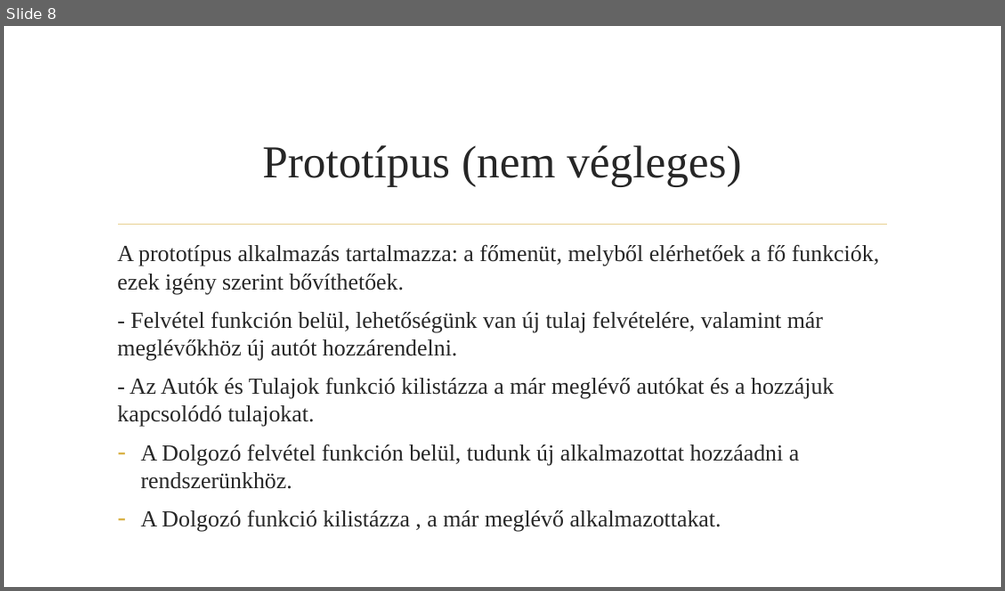
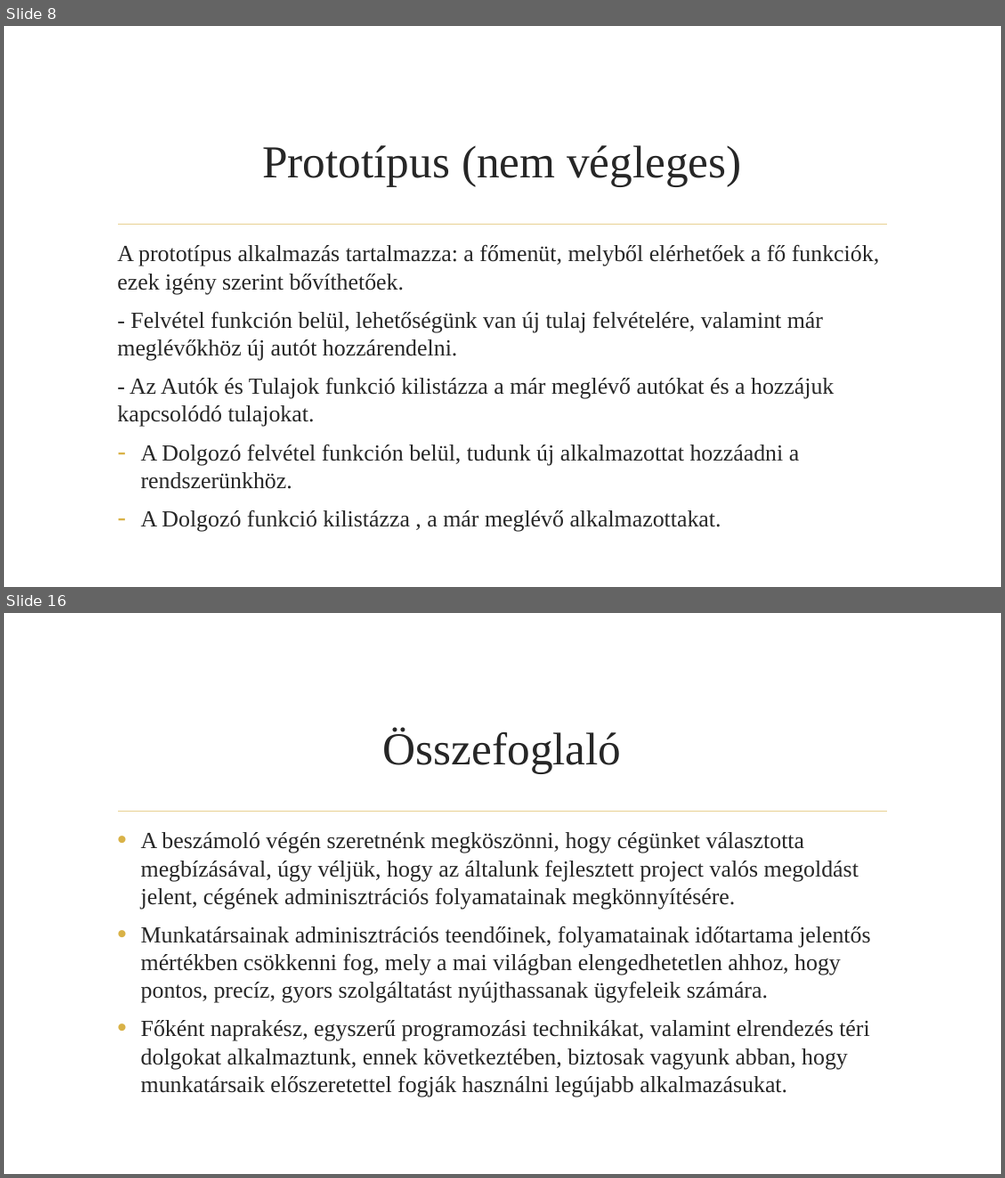
Before and after one commit to BenyBalazs/NagyProjekt, a slide deck: docs/Autószerelő alkalmazás.pptx. Shown one above the other, each under a label of ours: slide 8 before the commit, slides 8 and 16 after it; the slides between them are not shown. The pictures are 1005x591 and 1005x1178 pixels, drawn with LibreOffice and Linux fonts; fonts in the diff are those of the drawing; background and template pictures are left out. Boxes give left, top, right and bottom in pixels: in the first picture for what was removed or moved away, otherwise in the second. Text is boxed around its words. In the diff, an @@ line names an element or a change of style, - is before the commit and + after.

```diff
--- a/docs/Autószerelő alkalmazás.pptx
+++ b/docs/Autószerelő alkalmazás.pptx
@@ slide 16 added at (4, 613, 1001, 1174), background picture (left out); not listed: 1 template element that a slide beside it also shows @@
@@ title added at (383, 729, 622, 774), 44 pt, text #262626 @@
+Összefoglaló
@@ text added at (141, 832, 870, 1097), 22.2 pt, text #262626 @@
+• A beszámoló végén szeretnénk megköszönni, hogy cégünket választotta megbízásával, úgy véljük, hogy az általunk fejlesztett project valós megoldást jelent, cégének adminisztrációs folyamatainak megkönnyítésére.
+• Munkatársainak adminisztrációs teendőinek, folyamatainak időtartama jelentős mértékben csökkenni fog, mely a mai világban elengedhetetlen ahhoz, hogy pontos, precíz, gyors szolgáltatást nyújthassanak ügyfeleik számára.
+• Főként naprakész, egyszerű programozási technikákat, valamint elrendezés téri dolgokat alkalmaztunk, ennek következtében, biztosak vagyunk abban, hogy munkatársaik előszeretettel fogják használni legújabb alkalmazásukat.
```
Also in this commit, not shown: 8 other slides added, 1 slide removed.
